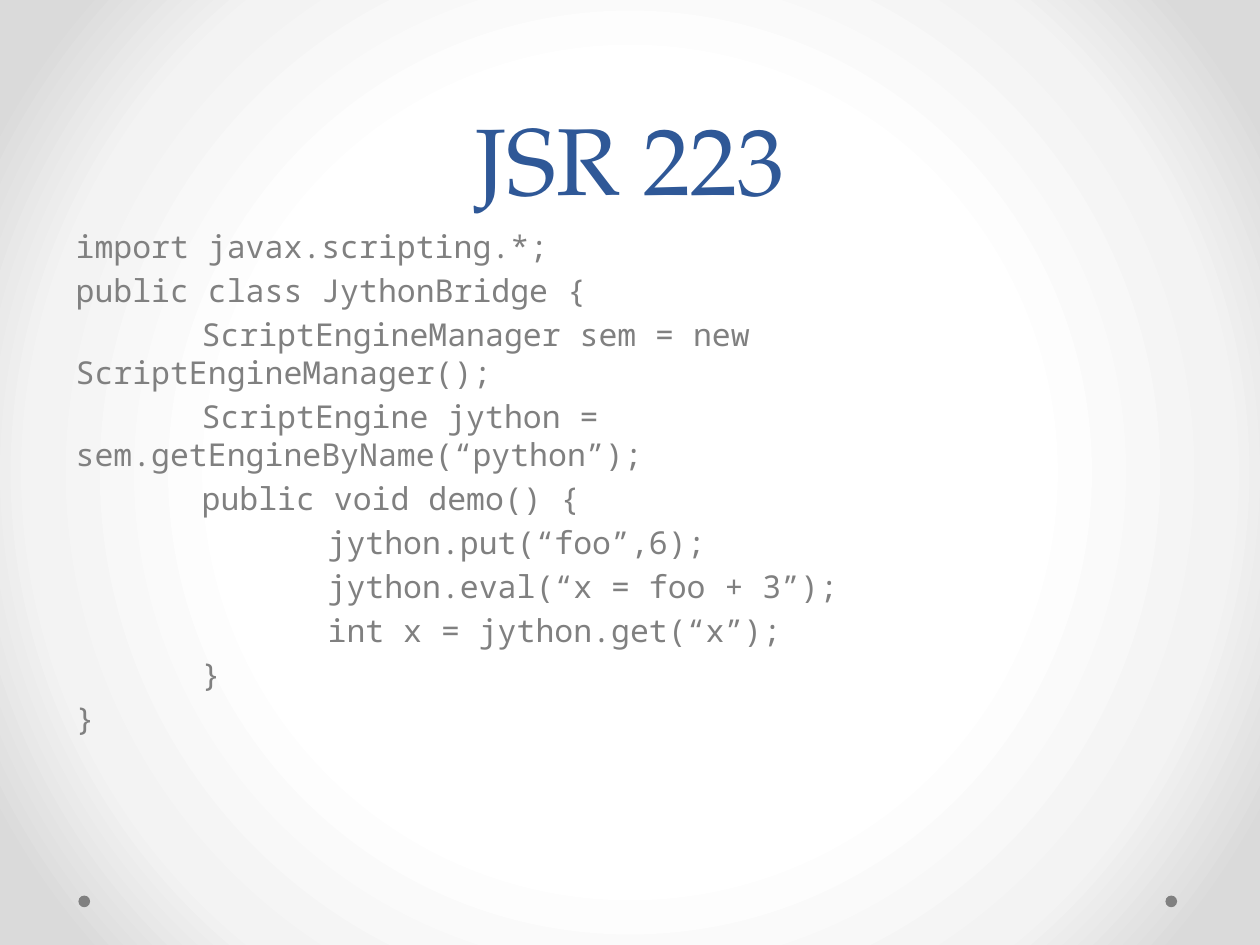
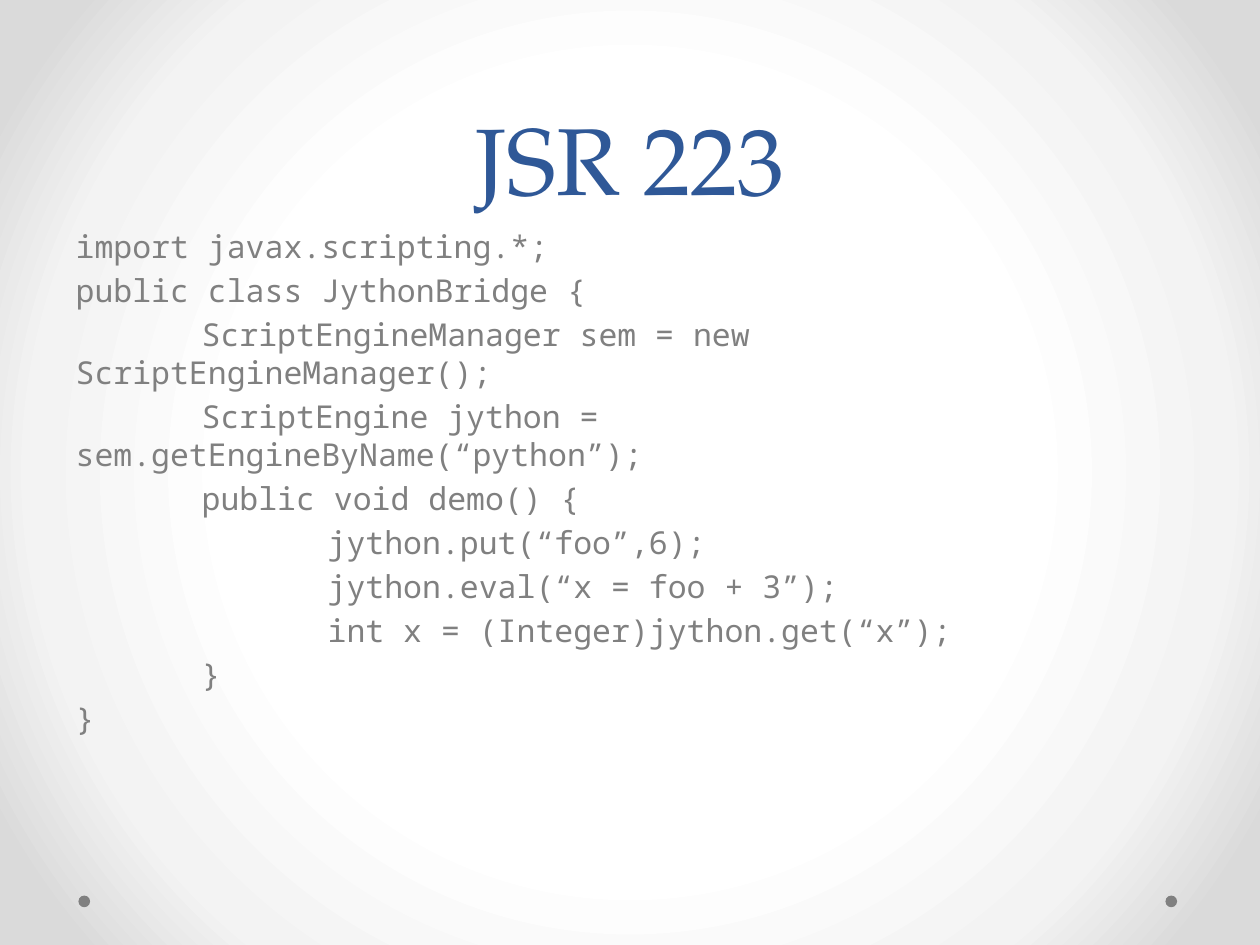
Before and after one commit to bkap/MICT, a slide deck: slide 10 of doc/Tech Demo.pptx. Drawn at 1260x945 pixels with LibreOffice and Linux fonts; fonts in the diff are those of the drawing. Boxes give left, top, right and bottom in pixels: in the first picture for what was removed or moved away, otherwise in the second. Text is boxed around its words. In the diff, an @@ line names an element or a change of style, - is before the commit and + after.

```diff
--- a/doc/Tech Demo.pptx
+++ b/doc/Tech Demo.pptx
@@ text at box(328, 618, 951, 650): text changed @@
-int x = jython.get(“x”);
+int x = (Integer)jython.get(“x”);
```
Also in this commit, not shown: 2 other slides changed, 3 other files.
